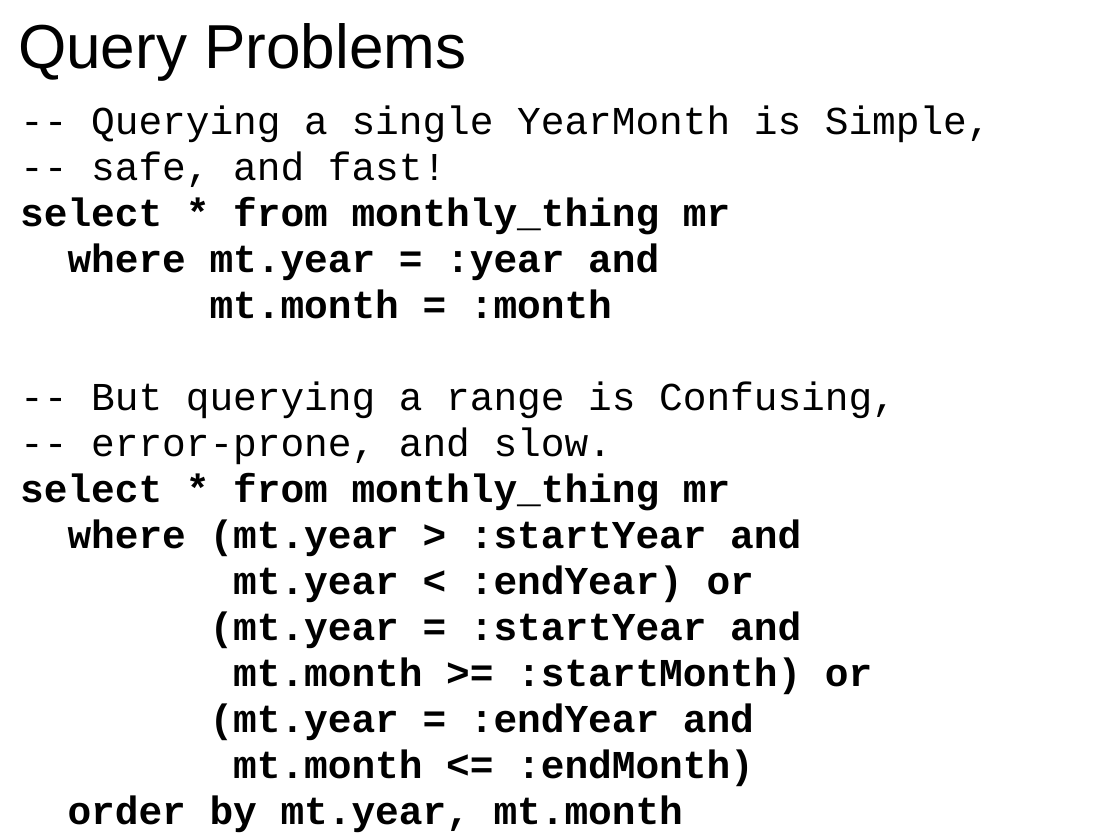
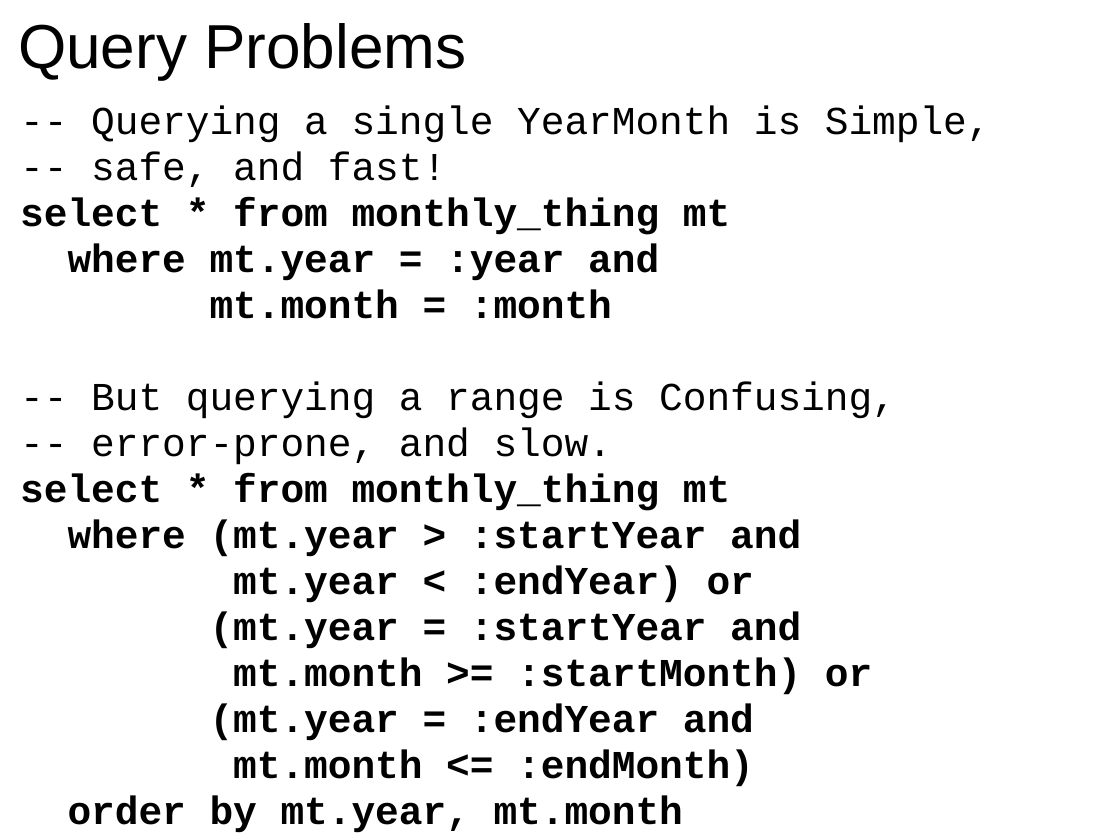
Before and after one commit to GlenKPeterson/refactJavaScalaCloj, a slide deck: slide 10 of refactJavaScalaCloj.ppt. Drawn at 1120x840 pixels with LibreOffice and Linux fonts; fonts in the diff are those of the drawing. Boxes give left, top, right and bottom in pixels: in the first picture for what was removed or moved away, otherwise in the second. Text is boxed around its words. In the diff, an @@ line names an element or a change of style, - is before the commit and + after.

Commit message:
Fixed little typos and added a few conclusion slides

```diff
--- a/refactJavaScalaCloj.ppt
+++ b/refactJavaScalaCloj.ppt
@@ text at (20, 197, 730, 235): text changed @@
-select * from monthly_thing mr
+select * from monthly_thing mt
@@ text at (20, 473, 730, 511): text changed @@
-select * from monthly_thing mr
+select * from monthly_thing mt
```
Also in this commit, not shown: 3 other slides changed, 5 slides added.
